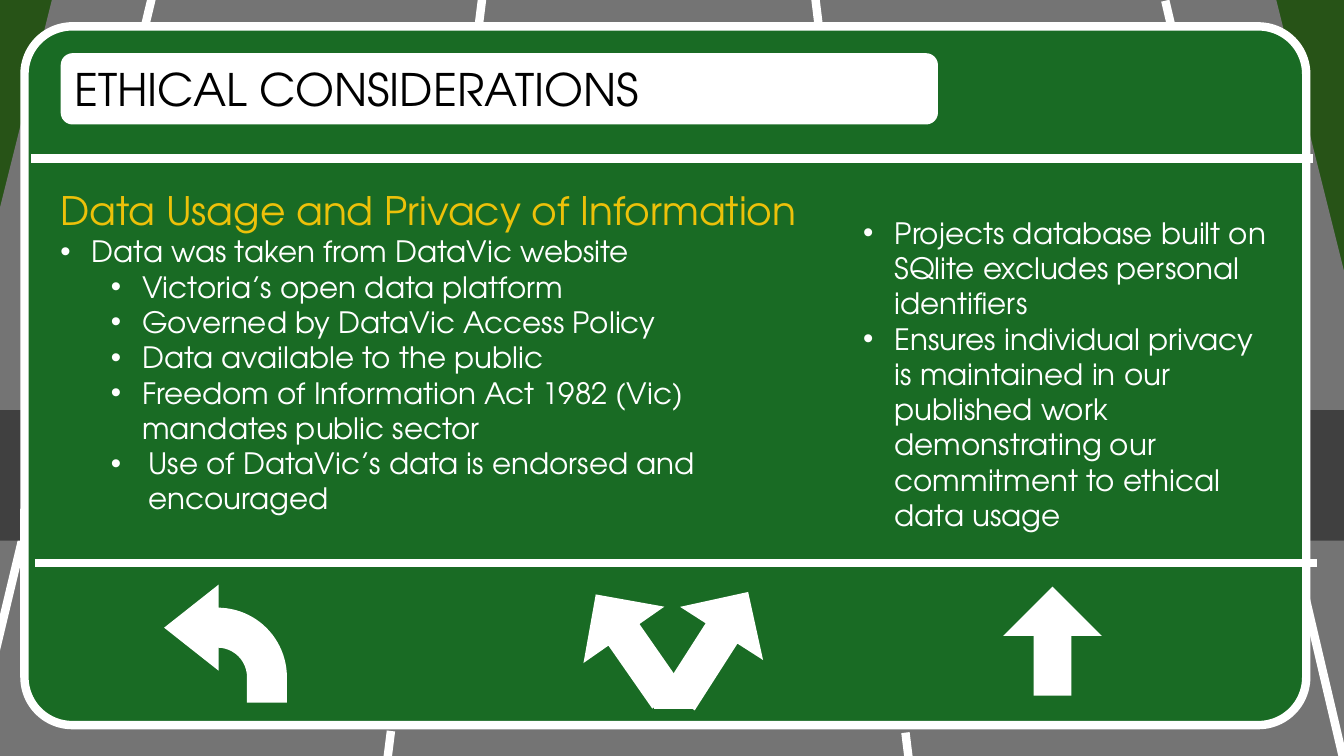
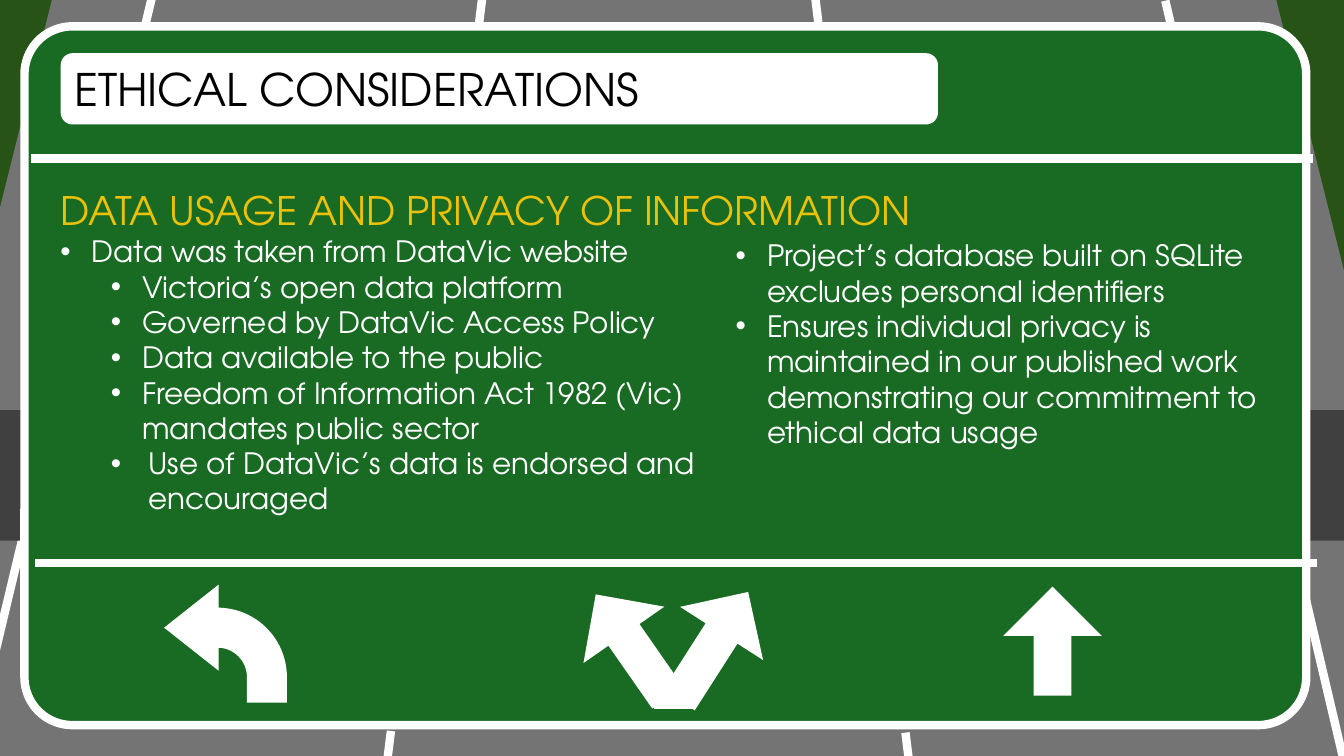
Before and after one commit to RealFakeDoor/Victoria_Road_Crash_Analysis, a slide deck: slide 5 of Presentation/car_crash_slide.pptx. Drawn at 1344x756 pixels with LibreOffice and Linux fonts; fonts in the diff are those of the drawing. Boxes give left, top, right and bottom in pixels: in the first picture for what was removed or moved away, otherwise in the second. Text is boxed around its words. In the diff, an @@ line names an element or a change of style, - is before the commit and + after.

```diff
--- a/Presentation/car_crash_slide.pptx
+++ b/Presentation/car_crash_slide.pptx
@@ text at (60,195,910,243): text changed @@
-Data Usage and Privacy of Information
+DATA USAGE AND PRIVACY OF INFORMATION
@@ text "Project’s database built on SQLite ...": place and size @@
-text "Project’s database built on SQLite ..." at (895,222,1266,533)
+text "Project’s database built on SQLite ..." at (767,244,1256,450)
@@ text at (767,244,1244,316): text changed @@
-• Projects database built on SQlite excludes personal identifiers
+• Project’s database built on SQLite excludes personal identifiers
```
Also in this commit, not shown: 5 other slides changed.
